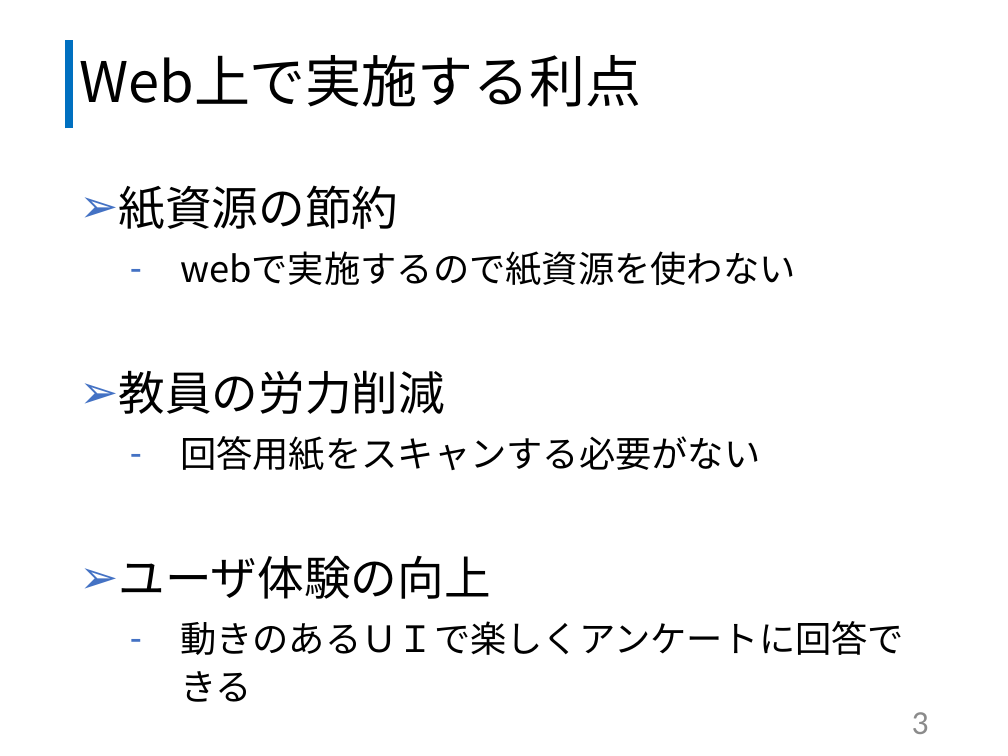
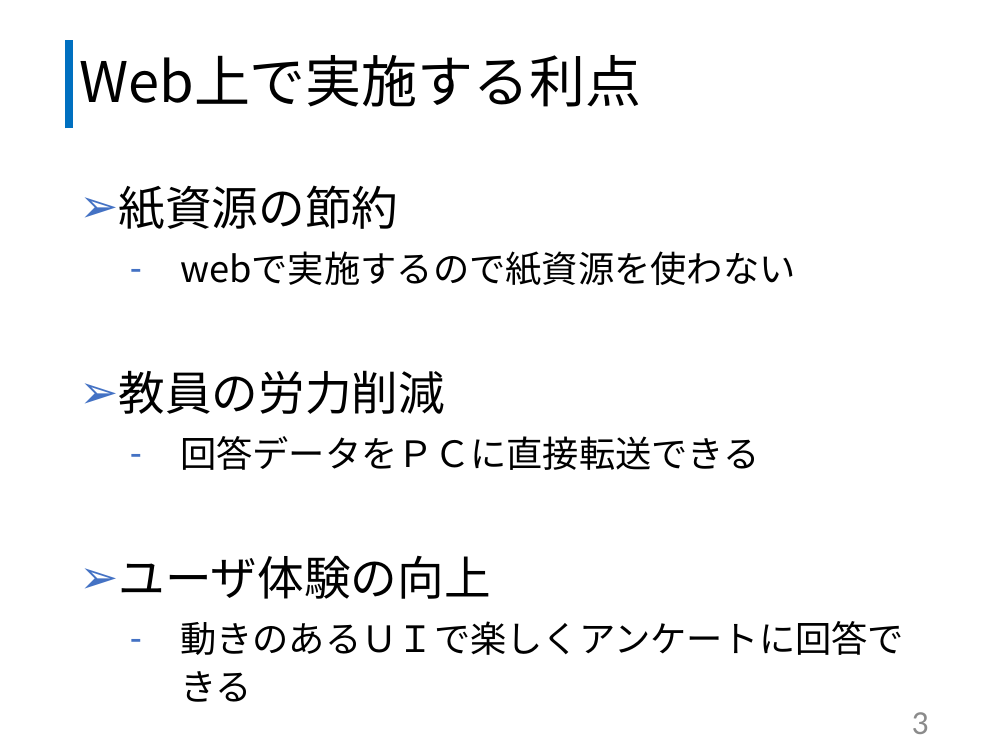
Before and after one commit to kazuwo/kosen-graduation-thesis, a slide deck: slide 4 of 卒業研究発表スライド.pptx. Drawn at 1008x756 pixels with LibreOffice and Linux fonts; fonts in the diff are those of the drawing. Boxes give left, top, right and bottom in pixels: in the first picture for what was removed or moved away, otherwise in the second. Text is boxed around its words. In the diff, an @@ line names an element or a change of style, - is before the commit and + after.

```diff
--- a/卒業研究発表スライド.pptx
+++ b/卒業研究発表スライド.pptx
@@ text at (180,436,760,470): text changed @@
-  – 回答用紙をスキャンする必要がない
+  – 回答データをＰＣに直接転送できる
```
Also in this commit, not shown: 3 other slides changed, 2 other files.
